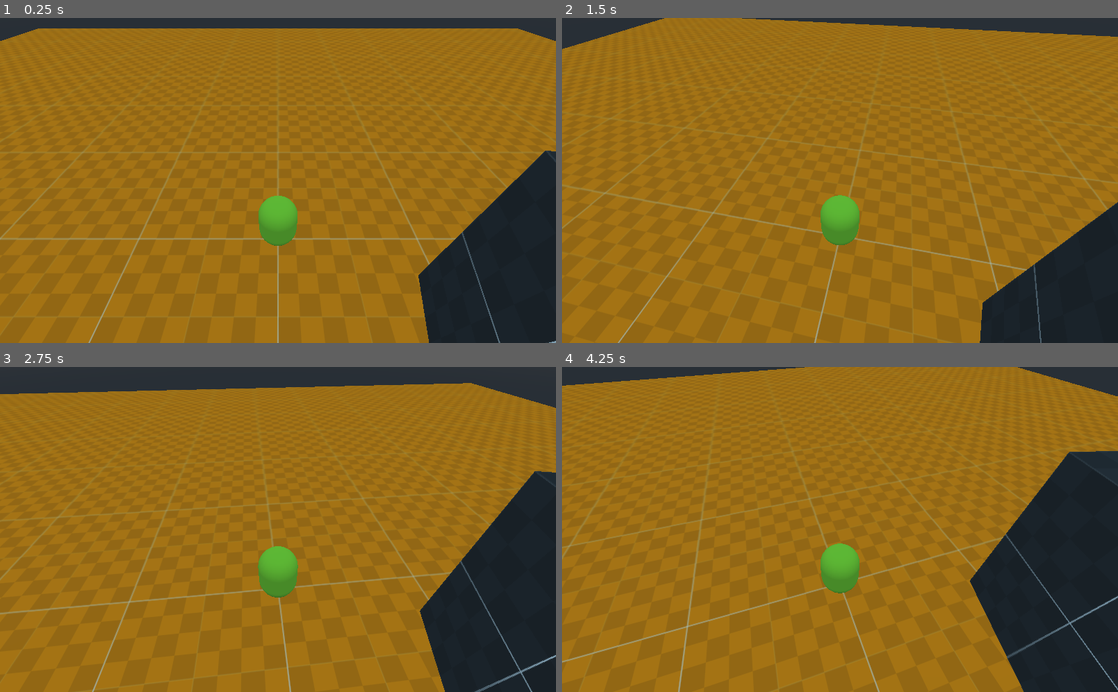
Above: before the commit, frames 1-4 (two rows, left to right).
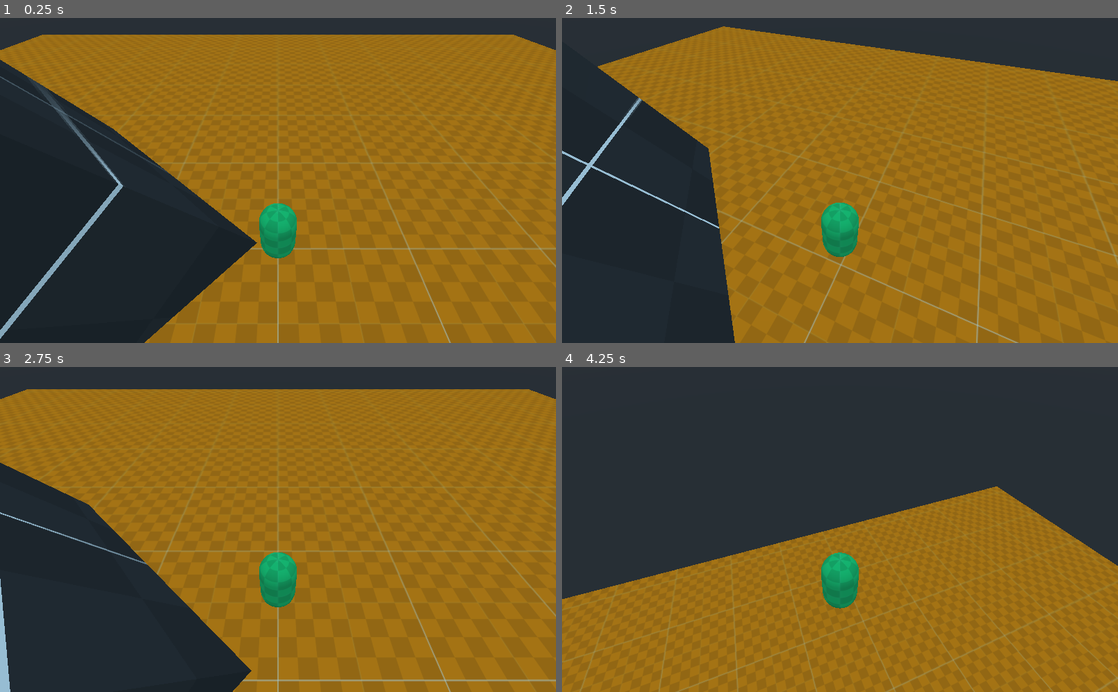
Above: after the commit, the same moments.

Repository: James-Fraser-Jones/JumpShootManMultiplayer
Game: Godot game, scene res://Scenes/Main.tscn
The game is run twice, just before and just after one commit, with the same random seed, the same clock (stepped at 60 frames per second) and the same inputs.
Inputs (mouse positions are in pixels of both pictures, inside the frame that each line leads up to):
- Up to frame 1 (0.25 s): no input
- Up to frame 2 (1.5 s): tap Enter at 0.5 s; move the mouse to (867, 180) at 0.52 s; hold Space (ui_select) 0.53-1.28 s; hold Up (ui_up) from 0.53 s (still down); tap R at 0.6 s; move the mouse to (812, 180) at 1.27 s; tap Space (ui_select) at 1.35 s
- Up to frame 3 (2.75 s): keep holding Up (ui_up); tap Space (ui_select) at 1.52, 1.82 s; tap R at 1.55, 2.1 s; move the mouse to (289, 523) at 2.02 s; hold Space (ui_select) from 2.03 s (still down)
- Up to frame 4 (4.25 s): keep holding Up (ui_up); move the mouse to (834, 536) at 2.77 s; release Space (ui_select) at 2.78 s; tap R at 2.85 s; tap Space (ui_select) at 3.02, 3.32 s; move the mouse to (878, 532) at 3.52 s; hold Space (ui_select) from 3.53 s (still down)

The runs differ from the first frame. In frame 1, 39% of the frame differs, in the area x 0-100%, y 3-100%; in frame 2, 39%; in frame 3, 35%; in frame 4, 61%, in the area x 0-100%, y 0-100%.

Commit message:
character rotation seperated from physics engine

Diff:
--- a/Scenes/Floor.tscn
+++ b/Scenes/Floor.tscn
@@ -3,23 +3,21 @@
 [ext_resource path="res://Textures/texture_08.png" type="Texture" id=1]
 
 [sub_resource type="CubeMesh" id=1]
+size = Vector3( 50, 2, 50 )
 
-[sub_resource type="SpatialMaterial" id=3]
+[sub_resource type="SpatialMaterial" id=2]
 albedo_texture = ExtResource( 1 )
-uv1_scale = Vector3( 6.25, 0.125, 6.25 )
+uv1_scale = Vector3( 0.25, 0.25, 0.25 )
 uv1_triplanar = true
 
-[sub_resource type="BoxShape" id=2]
+[sub_resource type="BoxShape" id=3]
+extents = Vector3( 25, 1, 25 )
 
-[node name="Floor" type="Spatial"]
-transform = Transform( 1, 0, 0, 0, 1, 0, 0, 0, 1, 0, -1, 0 )
+[node name="Floor" type="StaticBody"]
 
 [node name="MeshInstance" type="MeshInstance" parent="."]
-transform = Transform( 50, 0, 0, 0, 1, 0, 0, 0, 50, 0, 0, 0 )
 mesh = SubResource( 1 )
-material/0 = SubResource( 3 )
+material/0 = SubResource( 2 )
 
-[node name="StaticBody" type="StaticBody" parent="."]
-
-[node name="CollisionShape" type="CollisionShape" parent="StaticBody"]
-shape = SubResource( 2 )
+[node name="CollisionShape" type="CollisionShape" parent="."]
+shape = SubResource( 3 )
--- a/Scenes/Main.gd
+++ b/Scenes/Main.gd
@@ -1,9 +1,13 @@
 extends Spatial
+
+#NOTE: FROM HERE ON THE PROJECT WILL BE USING GODOT'S 3D UNITS TO BE METERS.
 
 func _input(event: InputEvent) -> void:
 	if event is InputEventKey:
 		if event.pressed and event.scancode == KEY_ESCAPE:
 			get_tree().quit()
+		if event.pressed and event.scancode == KEY_R:
+			get_tree().reload_current_scene()
 
 func _ready() -> void:
 	Input.set_mouse_mode(Input.MOUSE_MODE_CAPTURED)
--- a/Scenes/Main.tscn
+++ b/Scenes/Main.tscn
@@ -10,13 +10,22 @@
 script = ExtResource( 4 )
 
 [node name="Floor" parent="." instance=ExtResource( 1 )]
+transform = Transform( 1, 0, 0, 0, 1, 0, 0, 0, 1, 0, -1, 0 )
 
 [node name="Obstacle" parent="." instance=ExtResource( 3 )]
-transform = Transform( 3.8637, 0, -1.03528, 0, 4, 0, 1.03528, 0, 3.8637, 10, 4, 7 )
+transform = Transform( 0.965926, 0, -0.25882, 0, 1, 0, 0.25882, 0, 0.965926, 10, 1, 7 )
+constant_angular_velocity = Vector3( 0, 10, 0 )
+
+[node name="Obstacle2" parent="." instance=ExtResource( 3 )]
+transform = Transform( 3.6041, -2.01309, -2.82098, 0.573038, 4.3601, -2.37932, 3.41791, 1.39176, 3.37356, -8.86677, 0.927031, 0.990553 )
+constant_angular_velocity = Vector3( 0, 10, 0 )
 
 [node name="Player" parent="." instance=ExtResource( 2 )]
-transform = Transform( 1, 0, 0, 0, 1, 0, 0, 0, 1, 0, 2, 0 )
+transform = Transform( 1, 0, 0, 0, 1, 0, 0, 0, 1, 0, 1, 0 )
+mass = 4.0
+cameraPath = NodePath("../Camera")
 
 [node name="Camera" type="Camera" parent="."]
+far = 1000.0
 script = ExtResource( 5 )
 targetPath = NodePath("../Player")
--- a/Scenes/Obstacle.tscn
+++ b/Scenes/Obstacle.tscn
@@ -6,7 +6,7 @@
 
 [sub_resource type="SpatialMaterial" id=2]
 albedo_texture = ExtResource( 1 )
-uv1_scale = Vector3( 0.5, 0.5, 0.5 )
+uv1_scale = Vector3( 0.25, 0.25, 0.25 )
 uv1_triplanar = true
 
 [sub_resource type="BoxShape" id=3]
--- a/Scenes/Player.tscn
+++ b/Scenes/Player.tscn
@@ -1,15 +1,23 @@
-[gd_scene load_steps=4 format=2]
+[gd_scene load_steps=6 format=2]
+
+[ext_resource path="res://Scripts/Player.gd" type="Script" id=1]
+[ext_resource path="res://Textures/texture_08_green.png" type="Texture" id=2]
 
 [sub_resource type="CapsuleShape" id=1]
+radius = 0.5
+height = 0.9
 
 [sub_resource type="CapsuleMesh" id=2]
+radius = 0.5
+mid_height = 0.9
 
 [sub_resource type="SpatialMaterial" id=3]
-albedo_color = Color( 0.572549, 0.87451, 0.203922, 1 )
+albedo_texture = ExtResource( 2 )
 
 [node name="Player" type="RigidBody"]
-axis_lock_angular_x = true
-axis_lock_angular_z = true
+mode = 2
+mass = 5.0
+script = ExtResource( 1 )
 
 [node name="CollisionShape" type="CollisionShape" parent="."]
 transform = Transform( 1, 0, 0, 0, -1.62921e-07, -1, 0, 1, -1.62921e-07, 0, 0, 0 )
--- a/Scripts/Camera.gd
+++ b/Scripts/Camera.gd
@@ -1,12 +1,12 @@
 extends Camera
 
-export var radius : float = 10
+export var radius : float = 5
 export var verticalSensitivity : float = 0.004
 export var horizontalSensitivity : float = 0.004
 export var minPitch : float = -90
 export var maxPitch : float = 90
 export var initPitch : float = 45
-export var yOffset : float = 3
+export var yOffset : float = 2
 export var targetPath : NodePath
 
 var camRotation : Vector2 = Vector2(0, deg2rad(-initPitch))
--- /dev/null
+++ b/Scripts/Player.gd
@@ -0,0 +1,25 @@
+extends RigidBody
+
+export var speed : float = 4000
+export var jump : float = 1400
+export var cameraPath : NodePath
+
+var camera : Camera
+
+func _ready() -> void:
+	camera = get_node(cameraPath)
+
+func _physics_process(delta: float) -> void:
+	var movement : Vector2 = Vector2.ZERO
+	if Input.is_action_pressed("ui_left"): movement.x -= 1
+	if Input.is_action_pressed("ui_right"): movement.x += 1
+	if Input.is_action_pressed("ui_up"): movement.y -= 1
+	if Input.is_action_pressed("ui_down"): movement.y += 1
+	if movement != Vector2.ZERO:
+		add_central_force((Vector3(movement.x, 0, movement.y).normalized() * speed * delta).rotated(
+		Vector3.UP, camera.camRotation.x))
+		$MeshInstance.rotation.y = camera.camRotation.x #need linear interpolation here
+
+func _input(event):
+	if event.is_action_pressed("ui_select"):
+	   add_central_force(Vector3.UP * jump)
--- a/project.godot
+++ b/project.godot
@@ -19,6 +19,37 @@
 run/main_scene="res://Scenes/Main.tscn"
 config/icon="res://icon.png"
 
+[input]
+
+ui_left={
+"deadzone": 0.5,
+"events": [ Object(InputEventKey,"resource_local_to_scene":false,"resource_name":"","device":0,"alt":false,"shift":false,"control":false,"meta":false,"command":false,"pressed":false,"scancode":16777231,"unicode":0,"echo":false,"script":null)
+, Object(InputEventJoypadButton,"resource_local_to_scene":false,"resource_name":"","device":0,"button_index":14,"pressure":0.0,"pressed":false,"script":null)
+, Object(InputEventKey,"resource_local_to_scene":false,"resource_name":"","device":0,"alt":false,"shift":false,"control":false,"meta":false,"command":false,"pressed":false,"scancode":65,"unicode":0,"echo":false,"script":null)
+ ]
+}
+ui_right={
+"deadzone": 0.5,
+"events": [ Object(InputEventKey,"resource_local_to_scene":false,"resource_name":"","device":0,"alt":false,"shift":false,"control":false,"meta":false,"command":false,"pressed":false,"scancode":16777233,"unicode":0,"echo":false,"script":null)
+, Object(InputEventJoypadButton,"resource_local_to_scene":false,"resource_name":"","device":0,"button_index":15,"pressure":0.0,"pressed":false,"script":null)
+, Object(InputEventKey,"resource_local_to_scene":false,"resource_name":"","device":0,"alt":false,"shift":false,"control":false,"meta":false,"command":false,"pressed":false,"scancode":68,"unicode":0,"echo":false,"script":null)
+ ]
+}
+ui_up={
+"deadzone": 0.5,
+"events": [ Object(InputEventKey,"resource_local_to_scene":false,"resource_name":"","device":0,"alt":false,"shift":false,"control":false,"meta":false,"command":false,"pressed":false,"scancode":16777232,"unicode":0,"echo":false,"script":null)
+, Object(InputEventJoypadButton,"resource_local_to_scene":false,"resource_name":"","device":0,"button_index":12,"pressure":0.0,"pressed":false,"script":null)
+, Object(InputEventKey,"resource_local_to_scene":false,"resource_name":"","device":0,"alt":false,"shift":false,"control":false,"meta":false,"command":false,"pressed":false,"scancode":87,"unicode":0,"echo":false,"script":null)
+ ]
+}
+ui_down={
+"deadzone": 0.5,
+"events": [ Object(InputEventKey,"resource_local_to_scene":false,"resource_name":"","device":0,"alt":false,"shift":false,"control":false,"meta":false,"command":false,"pressed":false,"scancode":16777234,"unicode":0,"echo":false,"script":null)
+, Object(InputEventJoypadButton,"resource_local_to_scene":false,"resource_name":"","device":0,"button_index":13,"pressure":0.0,"pressed":false,"script":null)
+, Object(InputEventKey,"resource_local_to_scene":false,"resource_name":"","device":0,"alt":false,"shift":false,"control":false,"meta":false,"command":false,"pressed":false,"scancode":83,"unicode":0,"echo":false,"script":null)
+ ]
+}
+
 [rendering]
 
 environment/default_environment="res://default_env.tres"
Binary file added: Textures/texture_08_green.png
Not shown, added: Textures/texture_08_green.png.import
